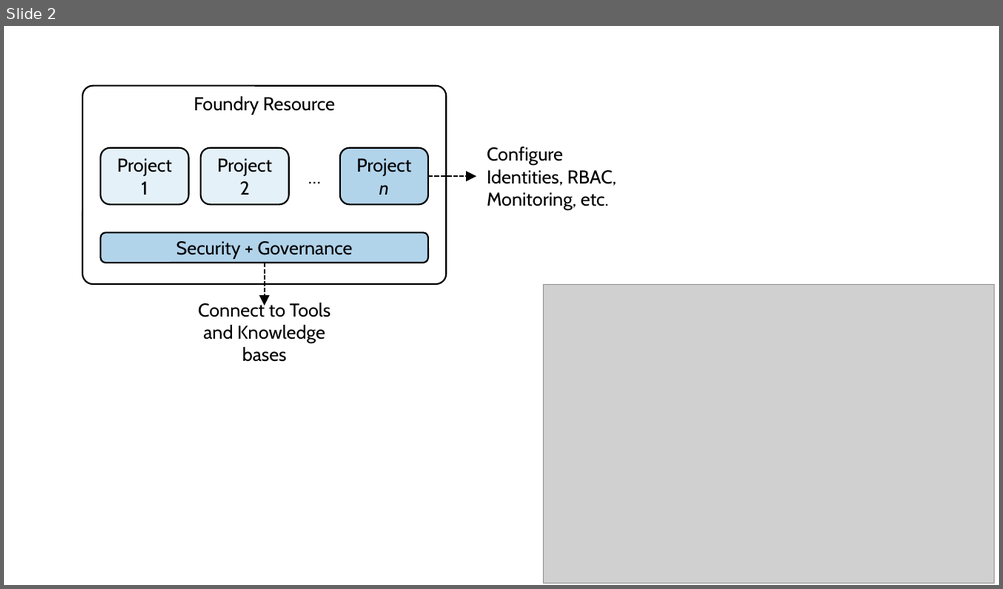
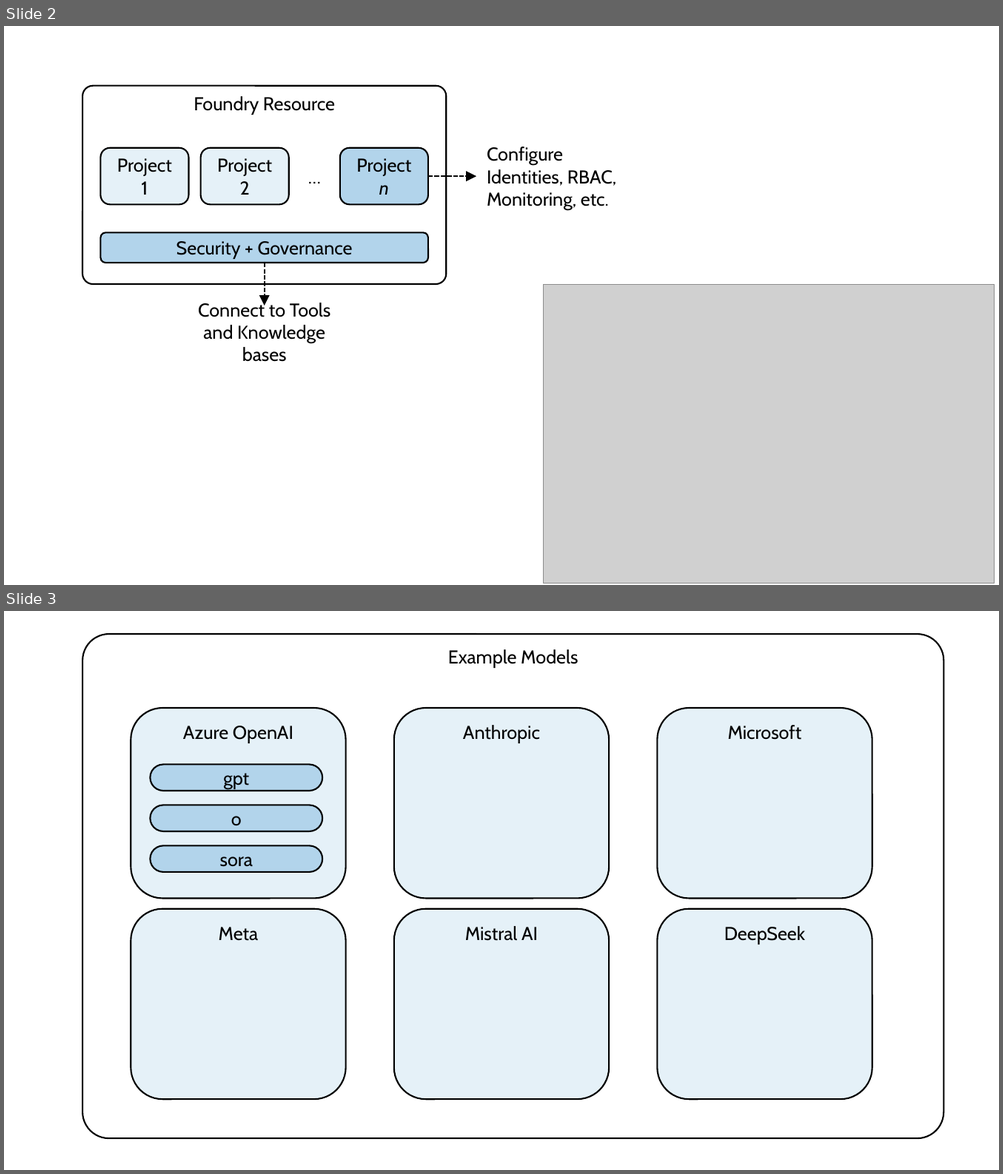
Before and after one commit to colbyford/foundry-book, a slide deck: figures/figures.pptx. Shown one above the other, each under a label of ours: slide 2 before the commit, slides 2 and 3 after it. The pictures are 1003x589 and 1003x1174 pixels, drawn with LibreOffice and Linux fonts; fonts in the diff are those of the drawing; grey boxes stand for pictures. Boxes give left, top, right and bottom in pixels: in the first picture for what was removed or moved away, otherwise in the second. Text is boxed around its words. In the diff, an @@ line names an element or a change of style, - is before the commit and + after.

Commit message:
Add Ch02 figures for model comparisons

```diff
--- a/figures/figures.pptx
+++ b/figures/figures.pptx
@@ slide 3 added at [4, 611, 999, 1170], background #FFFFFF @@
@@ rounded rectangle added at [82, 634, 943, 1139], fill #FFFFFF, outline #000000 1.5 pt, 18 pt, text #000000 @@
+Example Models
@@ rounded rectangle added at [131, 708, 346, 898], fill #E5F1F8, outline #000000 1.5 pt, 18 pt, text #000000 @@
+Azure OpenAI
@@ rounded rectangle added at [394, 708, 609, 898], fill #E5F1F8, outline #000000 1.5 pt, 18 pt, text #000000 @@
+Anthropic
@@ rounded rectangle added at [657, 708, 872, 898], fill #E5F1F8, outline #000000 1.5 pt, 18 pt, text #000000 @@
+Microsoft
@@ rounded rectangle added at [151, 765, 323, 791], fill #B2D4EB, outline #000000 1.5 pt, 18 pt, text #000000 @@
+gpt
@@ rounded rectangle added at [151, 805, 323, 831], fill #B2D4EB, outline #000000 1.5 pt, 18 pt, text #000000 @@
+o
@@ rounded rectangle added at [151, 846, 323, 872], fill #B2D4EB, outline #000000 1.5 pt, 18 pt, text #000000 @@
+sora
@@ rounded rectangle added at [131, 909, 346, 1099], fill #E5F1F8, outline #000000 1.5 pt, 18 pt, text #000000 @@
+Meta
@@ rounded rectangle added at [394, 909, 609, 1099], fill #E5F1F8, outline #000000 1.5 pt, 18 pt, text #000000 @@
+Mistral AI
@@ rounded rectangle added at [657, 909, 872, 1099], fill #E5F1F8, outline #000000 1.5 pt, 18 pt, text #000000 @@
+DeepSeek
```
Also in this commit, not shown: 13 other files.
